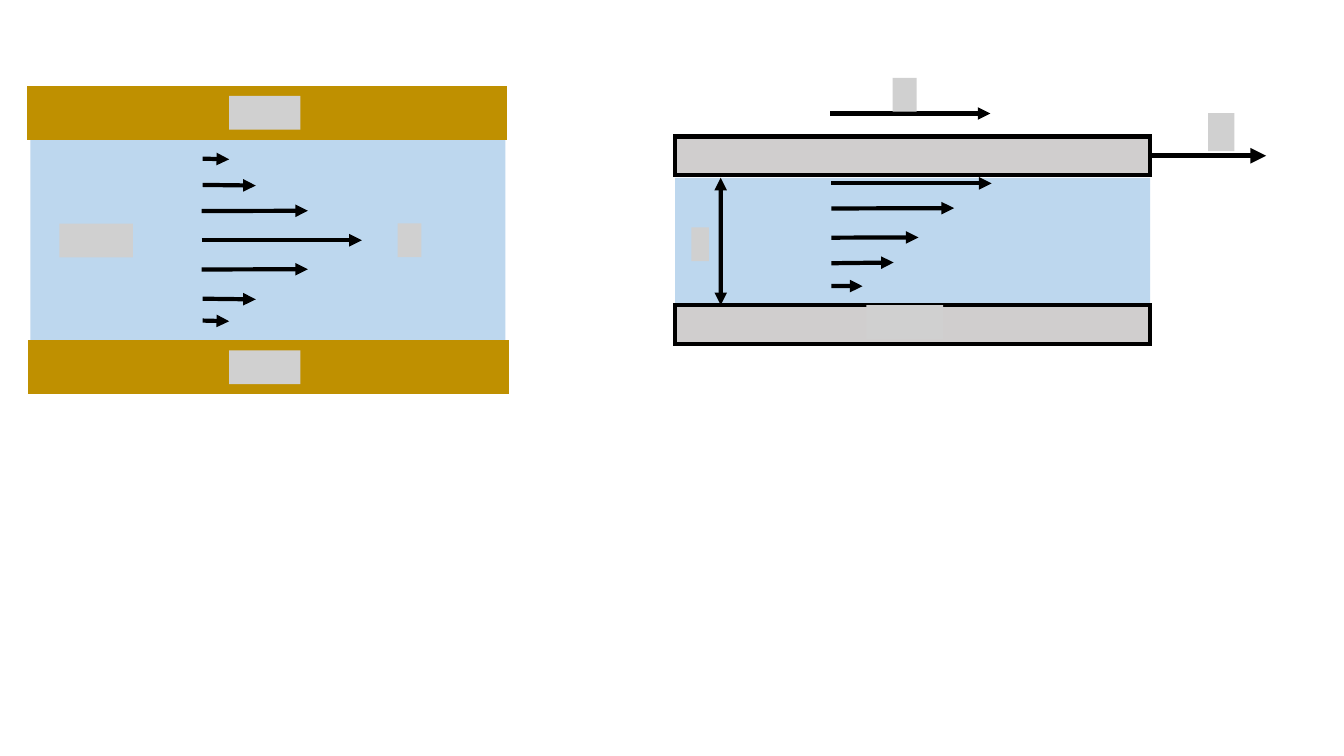
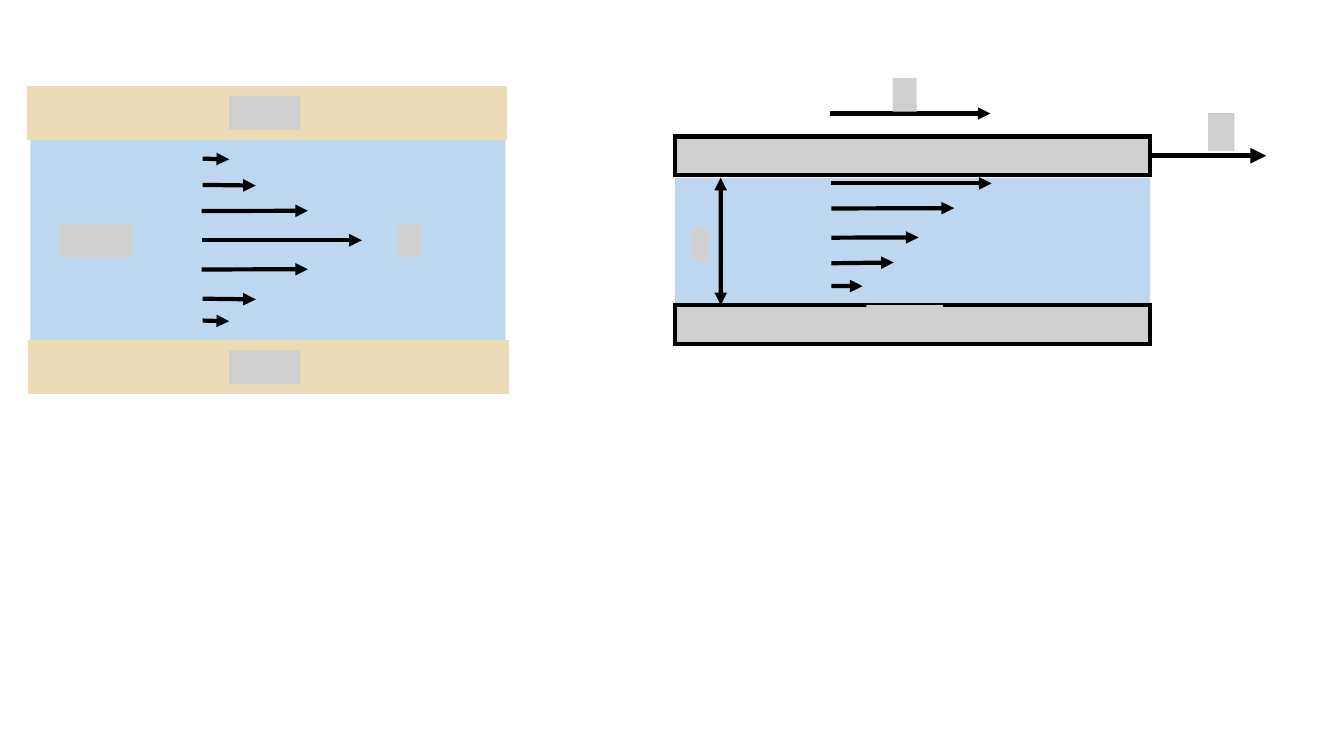
Before and after one commit to OSTP/PhysicsArtofModelling, a slide deck: slide 11 of tex/figures/FluidMechanics/Figures.pptx. Drawn at 1344x756 pixels with LibreOffice and Linux fonts; fonts in the diff are those of the drawing; grey boxes stand for pictures. Boxes give left, top, right and bottom in pixels: in the first picture for what was removed or moved away, otherwise in the second. Text is boxed around its words. In the diff, an @@ line names an element or a change of style, - is before the commit and + after.

```diff
--- a/tex/figures/FluidMechanics/Figures.pptx
+++ b/tex/figures/FluidMechanics/Figures.pptx
@@ rectangle at (x1=29, y1=89, x2=506, y2=138): fill #BF9000 to #EBDBB6; outline #BF9000 3 pt to #EBDBB6 3 pt @@
@@ rectangle at (x1=30, y1=343, x2=507, y2=392): fill #BF9000 to #EBDBB6; outline #BF9000 3 pt to #EBDBB6 3 pt @@
```
Also in this commit, not shown: 3 other slides changed, 2 slides added, 2 slides removed, 3 other files.
